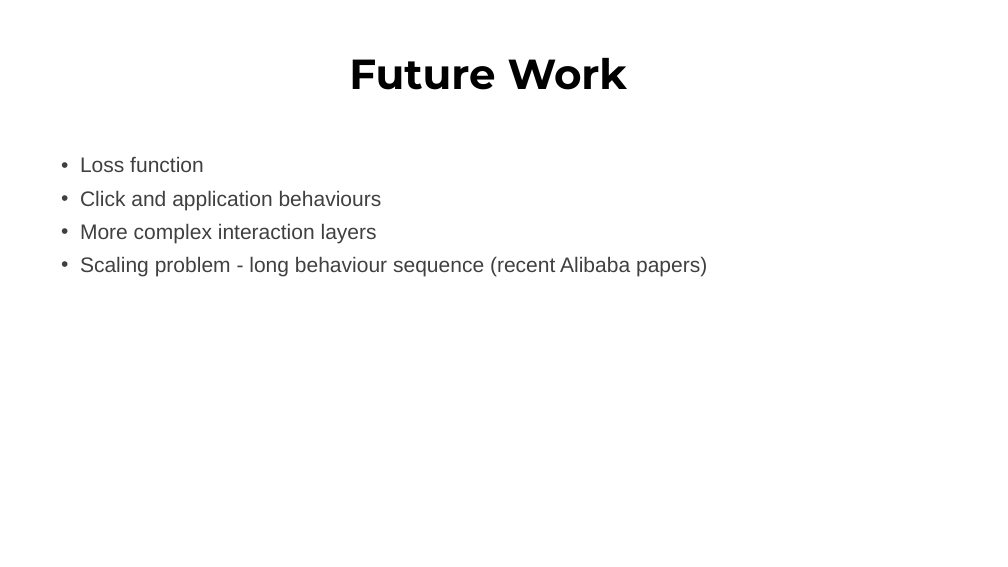
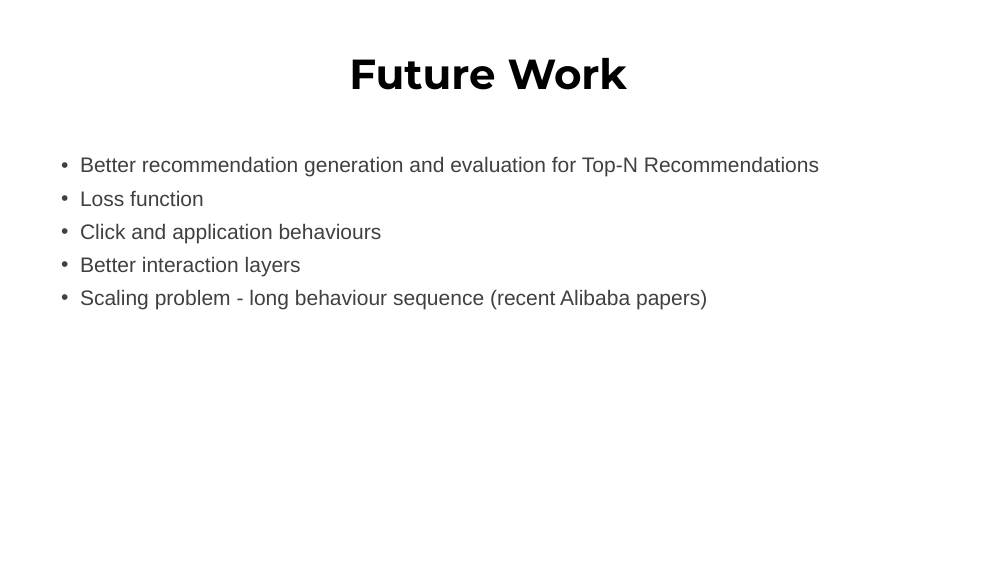
Before and after one commit to CyberPlayerOne/ip-dual-encoder-interest-network, a slide deck: slide 48 of slides/Presentation1.pptx. Drawn at 1008x567 pixels with LibreOffice and Linux fonts; fonts in the diff are those of the drawing. Boxes give left, top, right and bottom in pixels: in the first picture for what was removed or moved away, otherwise in the second. Text is boxed around its words. In the diff, an @@ line names an element or a change of style, - is before the commit and + after.

```diff
--- a/slides/Presentation1.pptx
+++ b/slides/Presentation1.pptx
@@ text at (80, 156, 819, 177): paragraph added @@
+• Better recommendation generation and evaluation for Top-N Recommendations
@@ text at (80, 256, 301, 276): text changed @@
-• More complex interaction layers
+• Better interaction layers
```
Also in this commit, not shown: 14 other slides changed.
